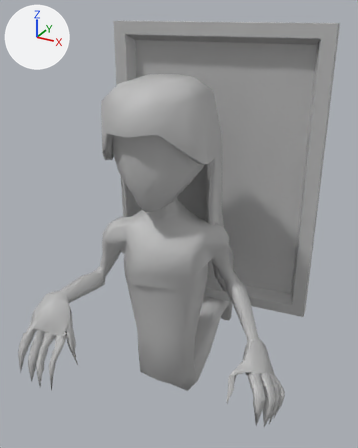
Before and after pictures for a commit that changed the FBX model 300/assets/Models/Melissa_Attack.fbx.
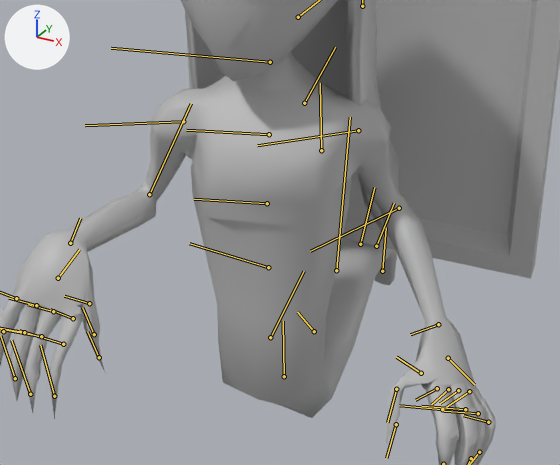
Each version appears first whole from a 50 mm lens placed at (0.665, -1.118, 1.477), pointed at (-0.019, 0.127, 0.854), and next in a close-up on the part from 6% to 89% of the width and 38% to 93% of the height. Lighting does not change. The marker at upper left points along +X, +Y and +Z. Both versions are drawn at frame 13 of the action 'Take 001'; the numbers are the values there. The bones that bend it are drawn over the model as lines in the close-ups.
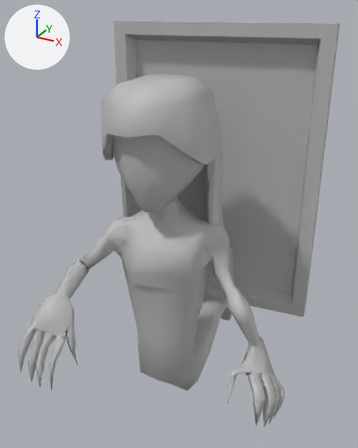
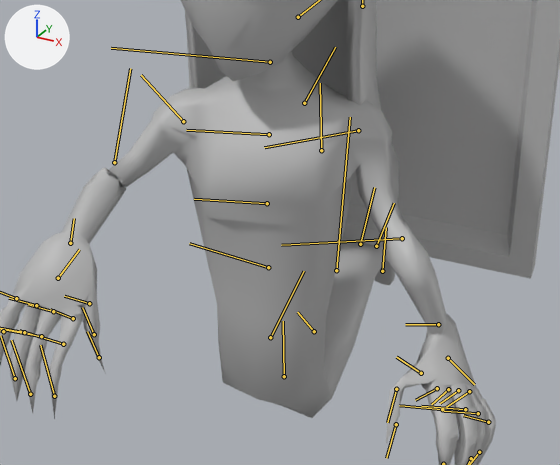
Changed parts and their boxes (x1, y1, x2, y2) in the close-ups (560 x 465 px):
'polySurface7', posed: (0, 0, 560, 465) in both
bone 'joint84', root to tip: before (183, 121) to (85, 125); after (183, 121) to (141, 75)
bone 'joint85', root to tip: before (149, 194) to (191, 103); after (114, 162) to (130, 68)
bone 'joint97', root to tip: before (358, 130) to (257, 145); after (358, 130) to (264, 147)
bone 'joint98', root to tip: before (399, 208) to (310, 251); after (402, 238) to (281, 245)

The edits, one by one:
Bone 'joint84' (bone_joint84) turns from (-42, -9, -12) to (-49, 29, 10) degrees about its own x, y and z.
Bone 'joint85' (bone_joint85) moves from (0.0, 0.0, 0.0) to (-5.0, -6.8, 8.3).
Bone 'joint85' (bone_joint85) turns from (3, 25, 87) to (1, 34, 34) degrees about its own x, y and z.
Bone 'joint87' (bone_joint87) moves from (2.2, 3.7, 1.9) to (2.4, 2.7, -0.1).
Bone 'joint87' (bone_joint87) turns from (-15, -16, 52) to (9, -13, 39) degrees about its own x, y and z.
Bone 'joint97' (bone_joint97) turns from (-6, -17, -20) to (-13, 8, -19) degrees about its own x, y and z.
Bone 'joint98' (bone_joint98) moves from (-1.6, -1.7, 0.0) to (1.5, -5.9, 9.4).
Bone 'joint98' (bone_joint98) turns from (1, 53, 18) to (0, -23, -10) degrees about its own x, y and z.
Bone 'joint100' (bone_joint100) moves from (0.1, -0.1, -1.0) to (3.0, -2.2, -4.4).
Bone 'joint100' (bone_joint100) turns from (-8, -7, 1) to (-53, -35, -6) degrees about its own x, y and z.
